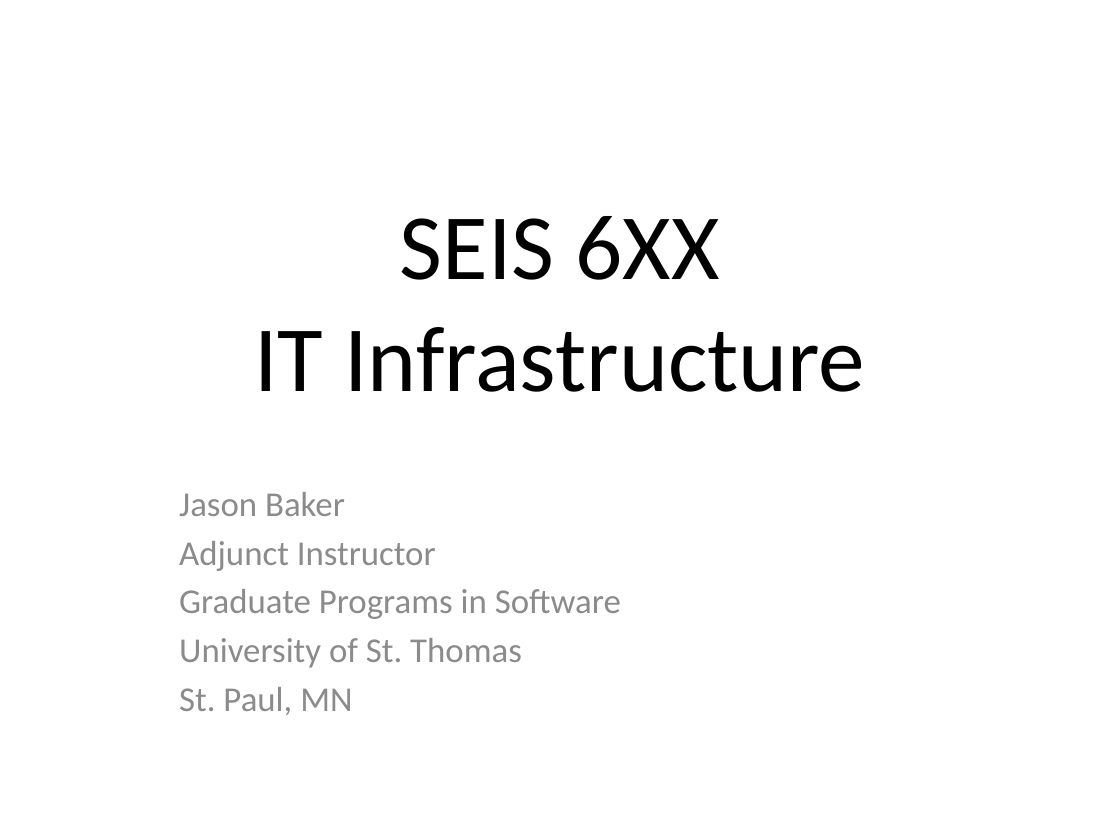
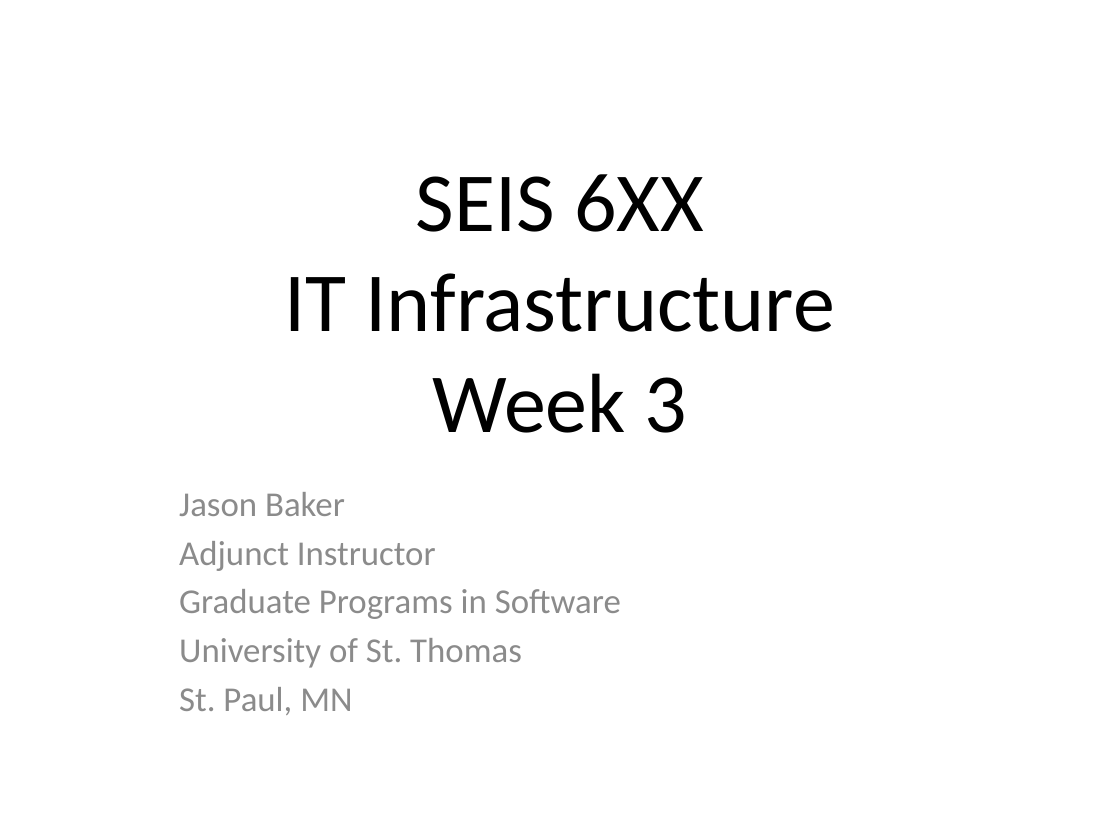
Before and after one commit to jasondbaker/infrastructure-class, a slide deck: slide 1 of infrastructure-week-3.pptx. Drawn at 1120x840 pixels with LibreOffice and Linux fonts; fonts in the diff are those of the drawing. Boxes give left, top, right and bottom in pixels: in the first picture for what was removed or moved away, otherwise in the second. Text is boxed around its words. In the diff, an @@ line names an element or a change of style, - is before the commit and + after.

```diff
--- a/infrastructure-week-3.pptx
+++ b/infrastructure-week-3.pptx
@@ title at (285,174,835,433): text changed; size 60 to 54 pt @@
-SEIS 6XX
-IT Infrastructure
+SEIS 6XX
+IT Infrastructure
+Week 3
```
Also in this commit, not shown: 2 other slides changed, 24 slides added, 1 slide removed, 6 other files.
